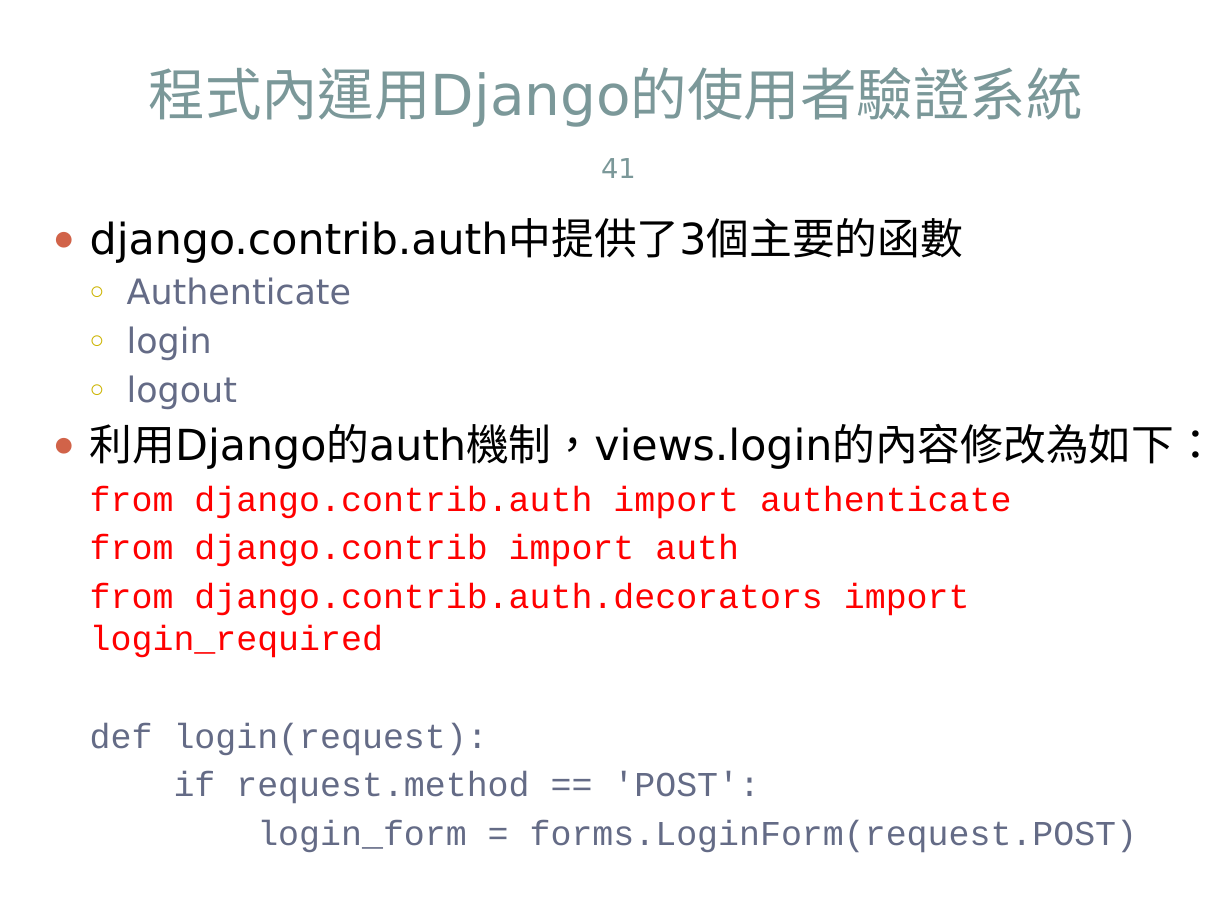
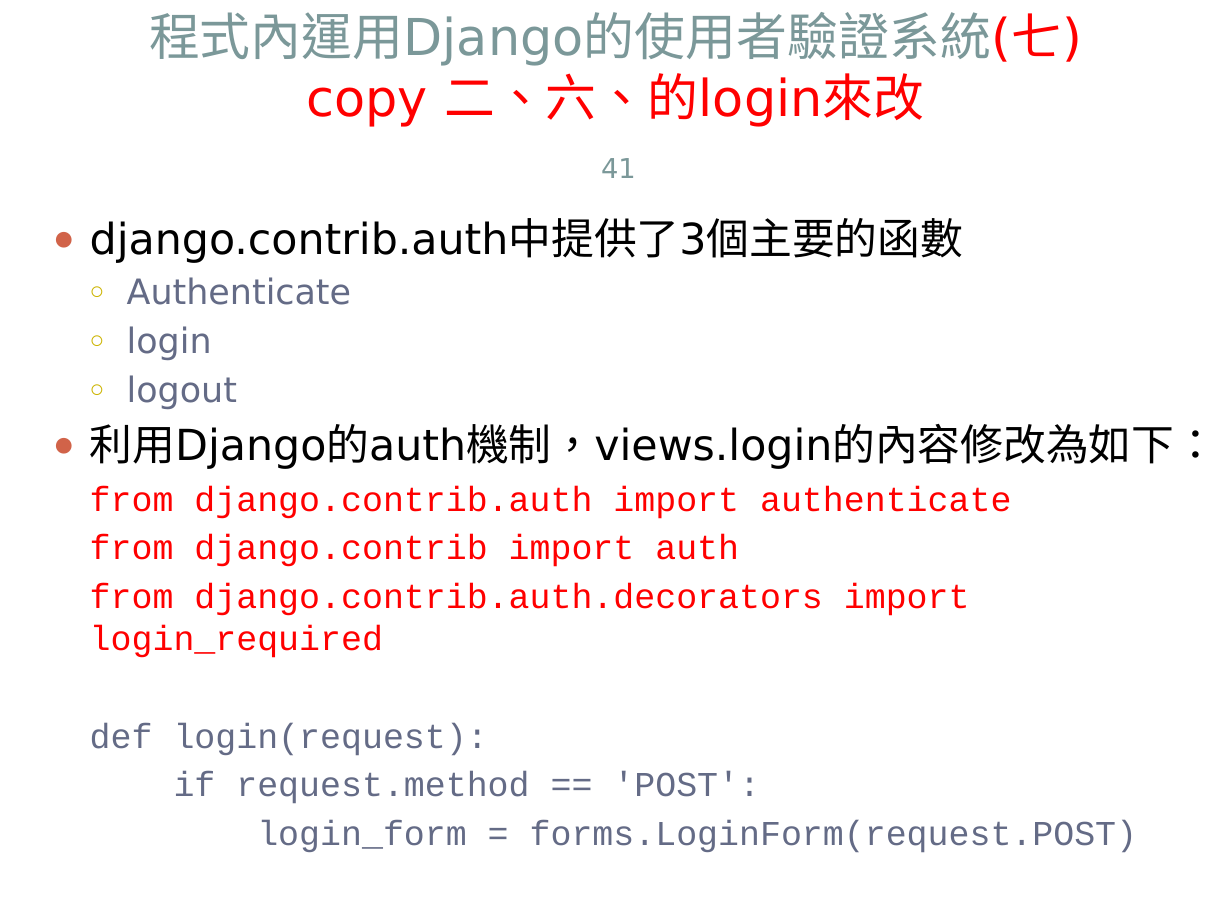
Before and after one commit to jacktea88/406django, a slide deck: slide 41 of ch09/Django4-ch09.pptx. Drawn at 1232x924 pixels with LibreOffice and Linux fonts; fonts in the diff are those of the drawing. Boxes give left, top, right and bottom in pixels: in the first picture for what was removed or moved away, otherwise in the second. Text is boxed around its words. In the diff, an @@ line names an element or a change of style, - is before the commit and + after.

```diff
--- a/ch09/Django4-ch09.pptx
+++ b/ch09/Django4-ch09.pptx
@@ title at (x1=149, y1=12, x2=1082, y2=127): text changed; size 33 to 29.7 pt @@
-程式內運用Django的使用者驗證系統
+程式內運用Django的使用者驗證系統(七)
+copy 二、六、的login來改
```
Also in this commit, not shown: 22 other slides changed, 5 other files.
